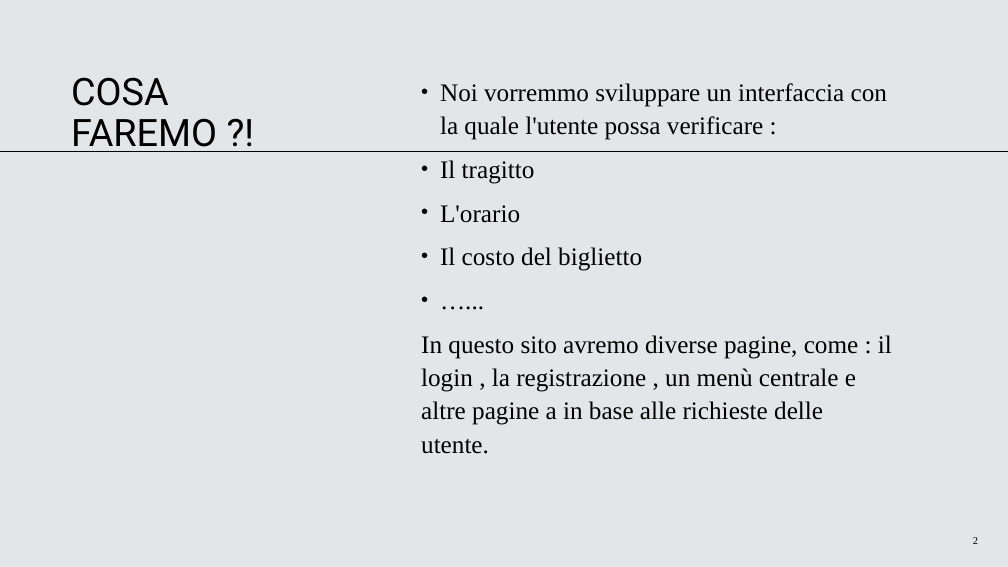
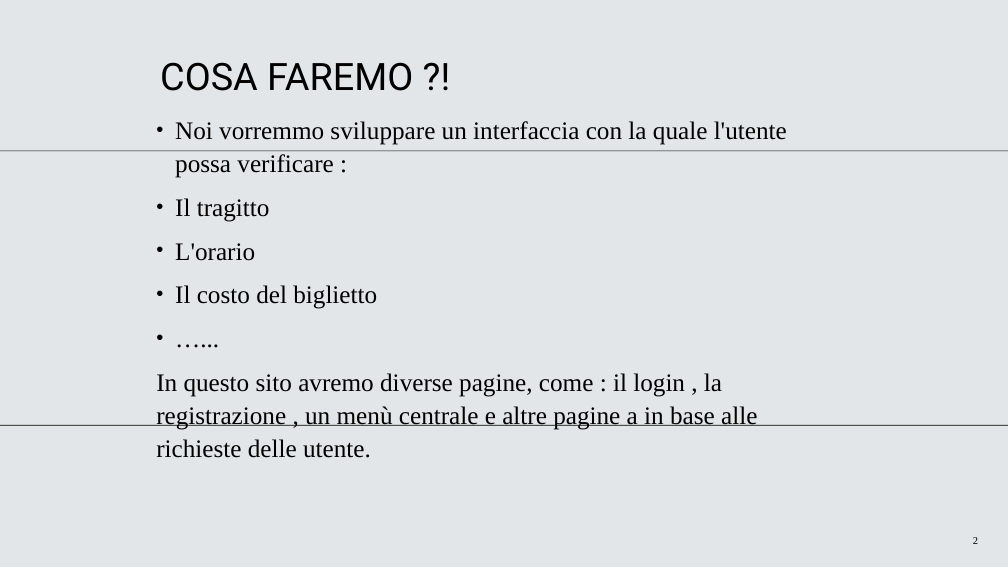
Before and after one commit to Eliodoro01/Progetto, a slide deck: slide 2 of proposal.pptx. Drawn at 1008x567 pixels with LibreOffice and Linux fonts; fonts in the diff are those of the drawing; background and template pictures are left out. Boxes give left, top, right and bottom in pixels: in the first picture for what was removed or moved away, otherwise in the second. Text is boxed around its words. In the diff, an @@ line names an element or a change of style, - is before the commit and + after.

```diff
--- a/proposal.pptx
+++ b/proposal.pptx
@@ text "COSA FAREMO ?!" at (x1=160, y1=62, x2=413, y2=91): highlight #000000 to none @@
@@ text "COSA FAREMO ?!" moved from (x1=71, y1=77, x2=217, y2=152) to (x1=160, y1=62, x2=413, y2=91) @@
@@ text "Noi vorremmo sviluppare un interfaccia ..." moved from (x1=421, y1=83, x2=892, y2=454) to (x1=156, y1=121, x2=787, y2=458) @@
@@ text "Noi vorremmo sviluppare un interfaccia ..." at (x1=156, y1=121, x2=787, y2=458): highlight #000000 to none @@
@@ line added from (1008, 425) to (0, 426), #000000 0.51 pt @@
```
Also in this commit, not shown: 1 other slide changed, 1 other file.
